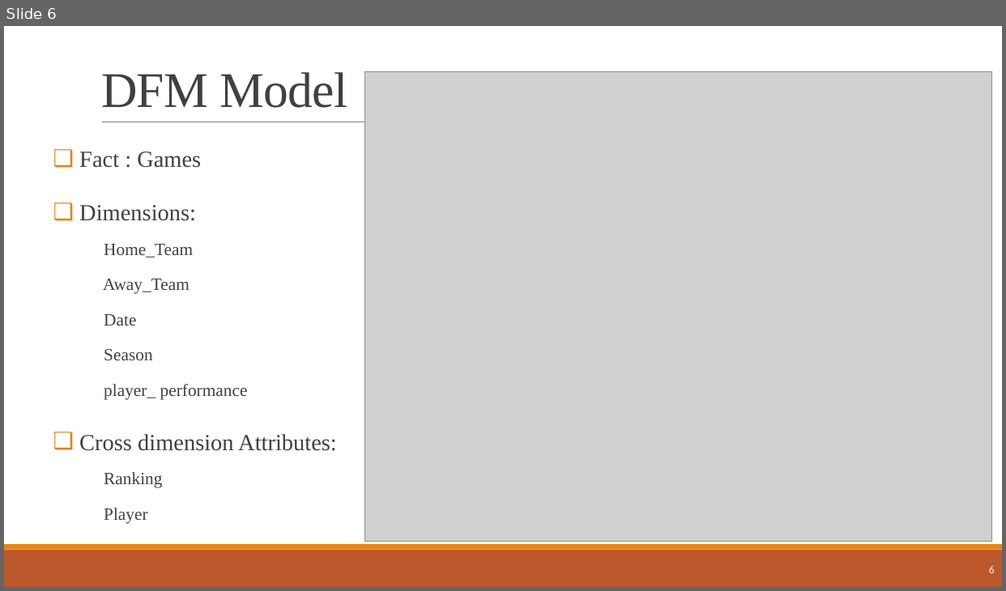
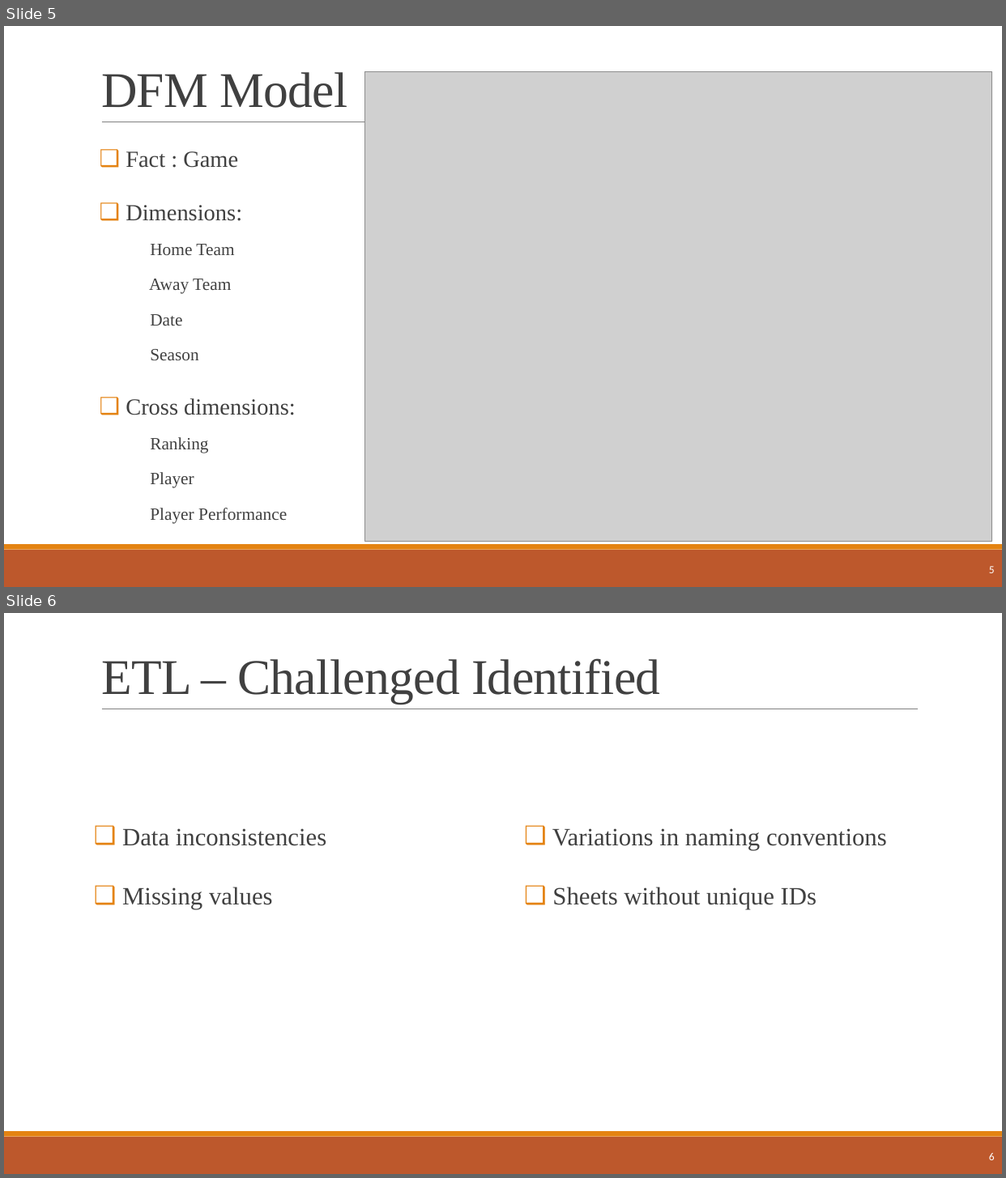
Before and after one commit to najeh-halawani/NBA-Data-Warehouse, a slide deck: presentation_Data_Management.pptx. Shown one above the other, each under a label of ours: slide 6 before the commit, slides 5 and 6 after it. The pictures are 1006x591 and 1006x1178 pixels, drawn with LibreOffice and Linux fonts; fonts in the diff are those of the drawing; grey boxes stand for pictures. Boxes give left, top, right and bottom in pixels: in the first picture for what was removed or moved away, otherwise in the second. Text is boxed around its words. In the diff, an @@ line names an element or a change of style, - is before the commit and + after.

```diff
--- a/presentation_Data_Management.pptx
+++ b/presentation_Data_Management.pptx
@@ slide 6 added at bbox=[4, 613, 1002, 1174], background #FFFFFF; not listed: 3 template elements that a slide beside it also shows @@
@@ title added at bbox=[101, 658, 661, 704], 48 pt, text #404040 @@
+ETL – Challenged Identified
@@ text added at bbox=[122, 828, 887, 910], 24 pt, text #404040 @@
+❑ Data inconsistencies
+❑ Missing values
+❑ Variations in naming conventions
+❑ Sheets without unique IDs
@@ page number added at bbox=[989, 1153, 995, 1161], 10.5 pt, text #FFFFFF @@
+6
@@ what was slide 6 is now slide 5 @@
@@ slide 5 changed as well @@
@@ text "Fact : Game": place and size @@
-text "Fact : Game" at bbox=[79, 152, 337, 524]
+text "Fact : Game" at bbox=[126, 152, 296, 524]
@@ text at bbox=[126, 152, 238, 168]: text changed @@
-❑ Fact : Games
+❑ Fact : Game
@@ text at bbox=[149, 244, 234, 294]: text changed @@
-      Home_Team
-      Away_Team
+      Home Team
+      Away Team
@@ text at bbox=[126, 399, 296, 416]: text changed @@
-      player_ performance
-❑ Cross dimension Attributes:
+❑ Cross dimensions:
@@ text at bbox=[150, 508, 287, 524]: paragraph added @@
+      Player Performance
@@ page number at bbox=[989, 566, 995, 574]: text changed @@
-6
+5
```
Also in this commit, not shown: 15 other slides changed, 8 other slides added, 1 slide removed, 4 other files.
